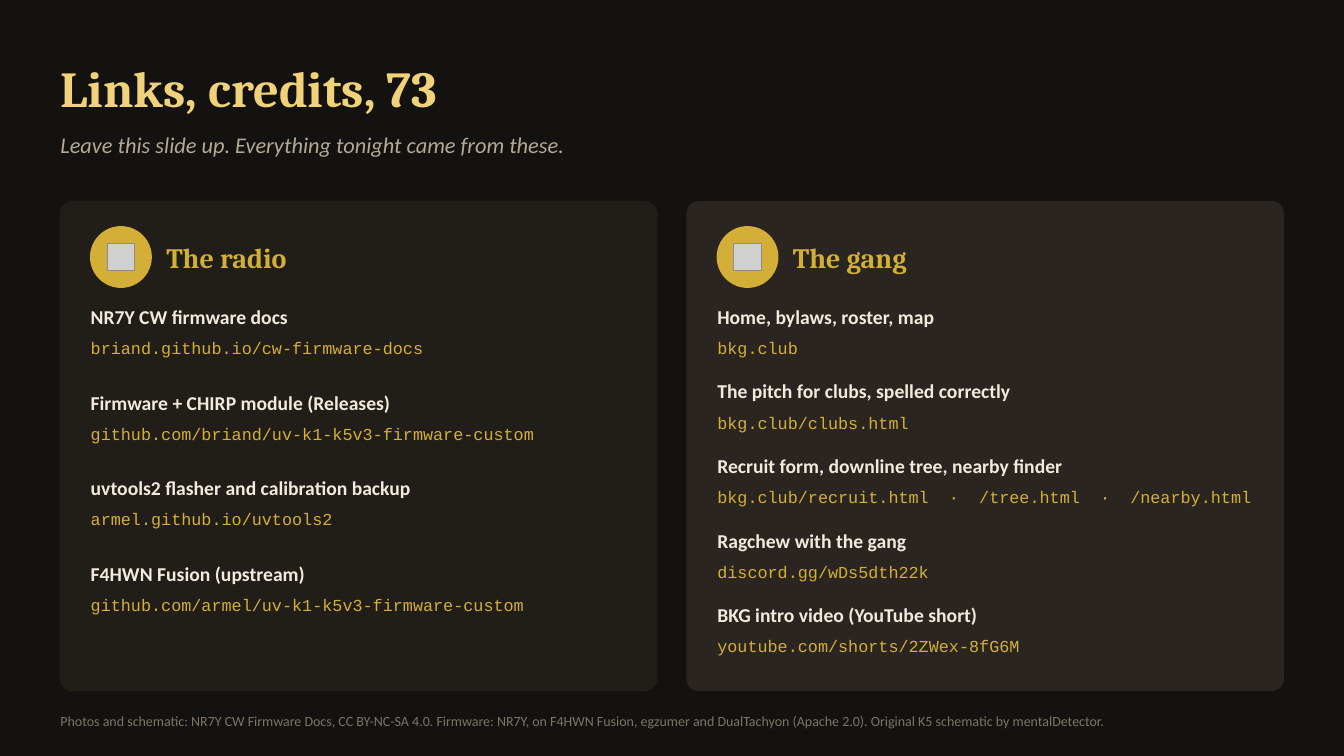
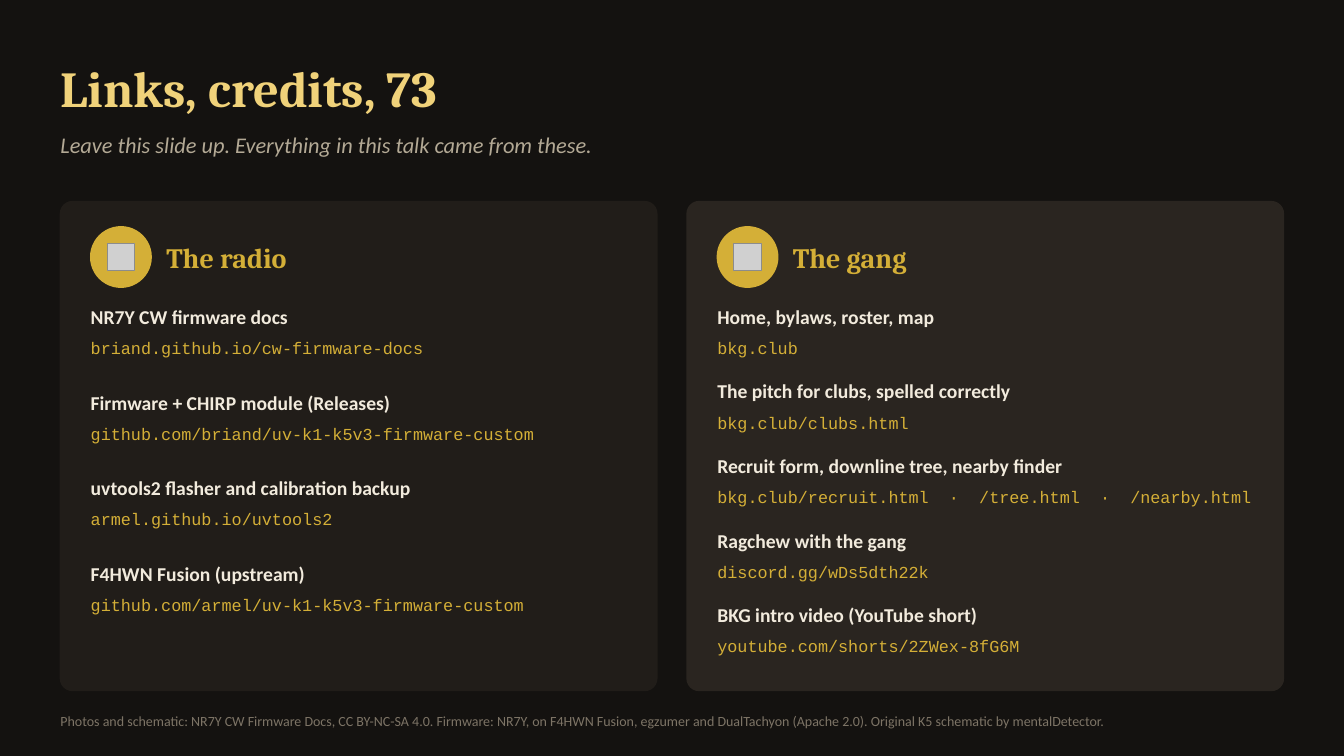
Before and after one commit to jsvana/bkg.club, a slide deck: slide 20 of docs/talks/quansheng-2m-cw/quansheng-2m-cw.pptx. Drawn at 1344x756 pixels with LibreOffice and Linux fonts; fonts in the diff are those of the drawing; grey boxes stand for pictures. Boxes give left, top, right and bottom in pixels: in the first picture for what was removed or moved away, otherwise in the second. Text is boxed around its words. In the diff, an @@ line names an element or a change of style, - is before the commit and + after.

```diff
--- a/docs/talks/quansheng-2m-cw/quansheng-2m-cw.pptx
+++ b/docs/talks/quansheng-2m-cw/quansheng-2m-cw.pptx
@@ text at bbox=[60, 137, 592, 157]: text changed @@
-Leave this slide up. Everything tonight came from these.
+Leave this slide up. Everything in this talk came from these.
```
Also in this commit, not shown: 1 other slide changed, 1 other file.
